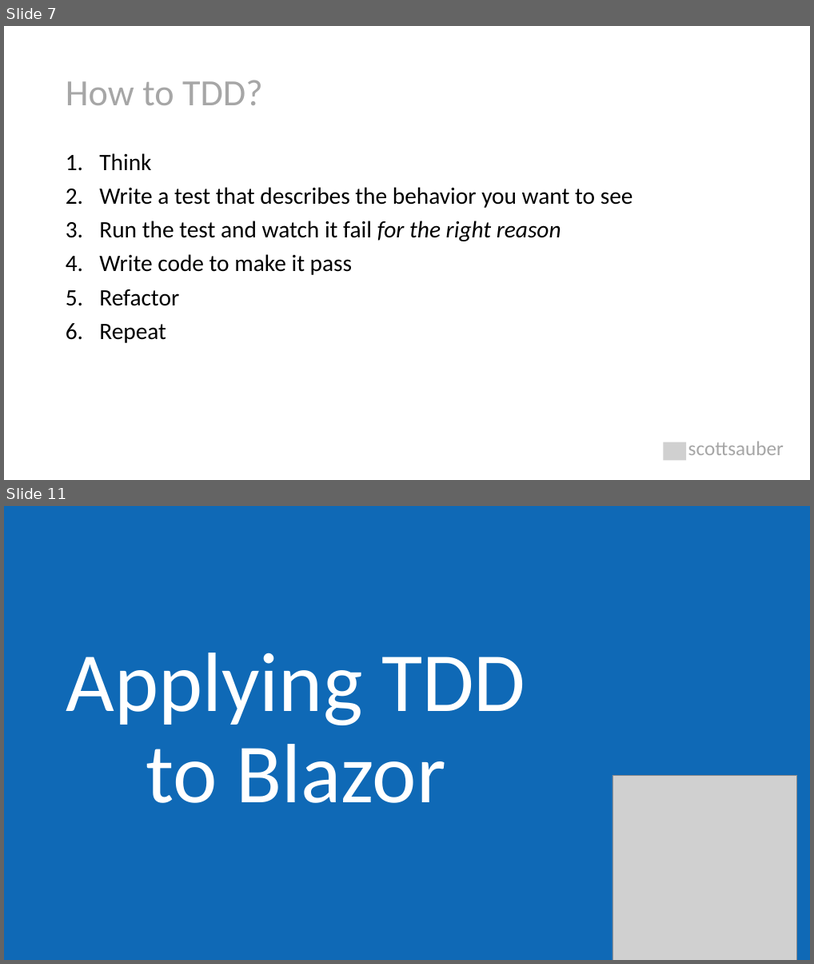
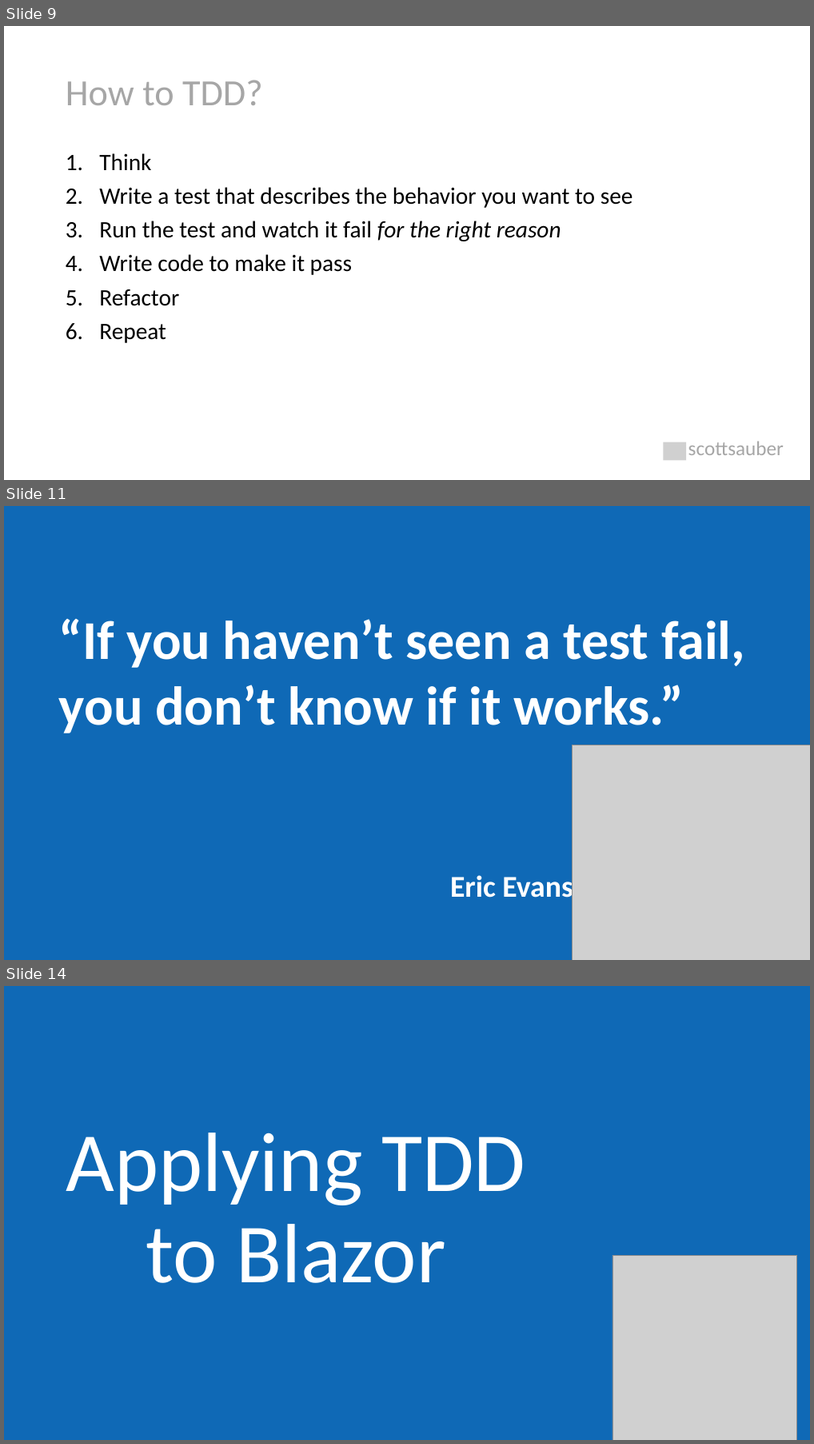
Before and after one commit to scottsauber/talks, a slide deck: 2023-11-09-JetBrains-TDDWithBlazor/TDD with Blazor.pptx. Shown one above the other, each under a label of ours: slides 7 and 11 before the commit, slides 9, 11 and 14 after it; the slides between them are not shown. The pictures are 814x964 and 814x1444 pixels, drawn with LibreOffice and Linux fonts; fonts in the diff are those of the drawing; grey boxes stand for pictures. Boxes give left, top, right and bottom in pixels: in the first picture for what was removed or moved away, otherwise in the second. Text is boxed around its words. In the diff, an @@ line names an element or a change of style, - is before the commit and + after.

```diff
--- a/2023-11-09-JetBrains-TDDWithBlazor/TDD with Blazor.pptx
+++ b/2023-11-09-JetBrains-TDDWithBlazor/TDD with Blazor.pptx
@@ slide 11 added at (4,506,810,960), background #0F69B6 @@
@@ text added at (59,619,746,904), 65 pt, text #FFFFFF, bold @@
+“If you haven’t seen a test fail, you don’t know if it works.”
+Eric Evans
@@ picture added at (573,745,810,960) @@
@@ what was slide 7 is now slide 9 @@
@@ what was slide 11 is now slide 14 @@
```
Also in this commit, not shown: 8 slides changed, 3 other slides added, 1 other file.
